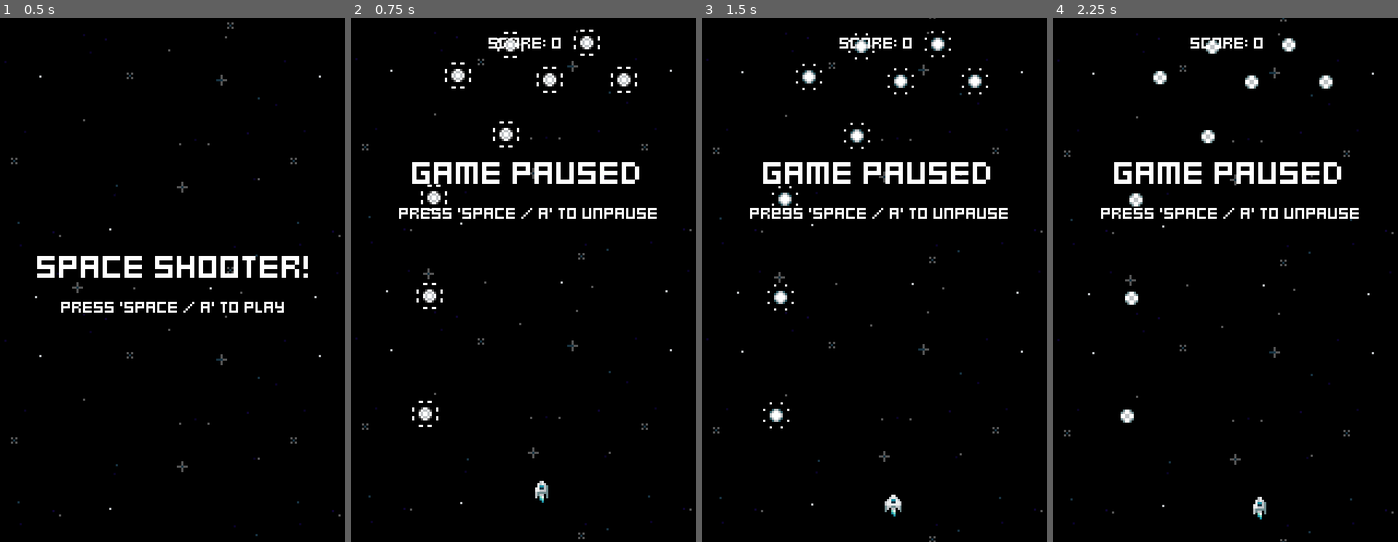
Above: before the commit, frames 1-4 (left to right).
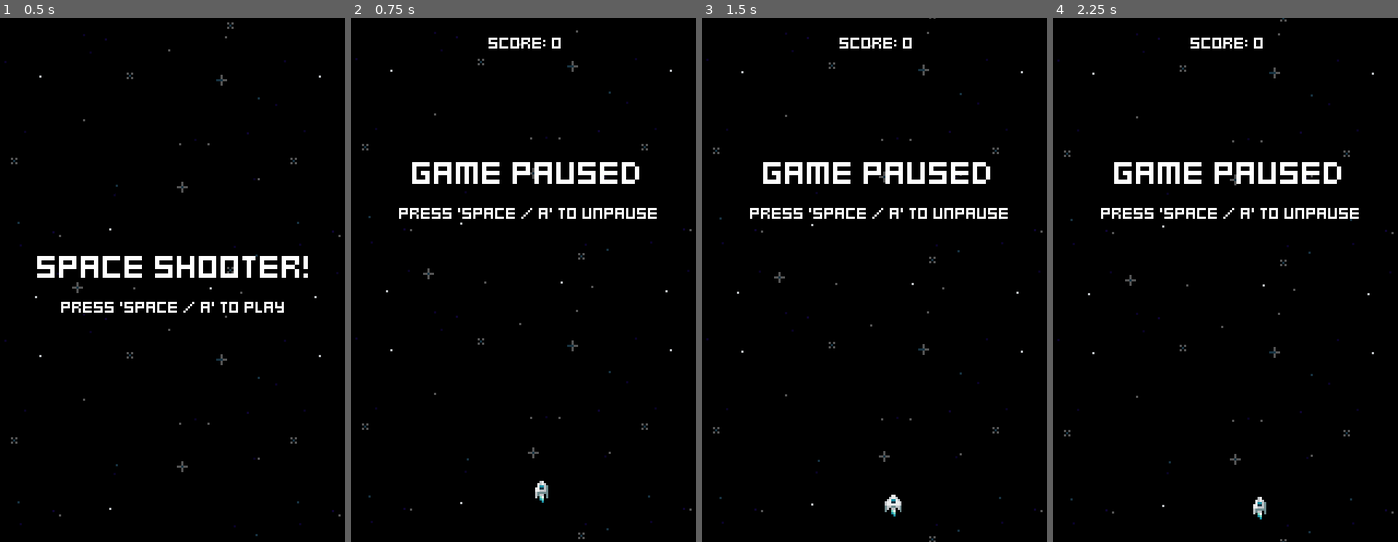
Above: after the commit, the same moments.

Repository: jacristi/godot-space-shooter
Game: Godot game, scene res://ui/menu.tscn
Same seed, same stepped clock (60 frames per second), same inputs: the game is played once before the commit and once after it.
Inputs:
- Up to frame 1 (0.5 s): no input
- Up to frame 2 (0.75 s): tap Space (fire) at 0.5, 0.6 s; hold D (move_right) from 0.53 s (still down)
- Up to frame 3 (1.5 s): tap Space (fire) at 1.25, 1.35 s; release D (move_right) at 1.28 s; hold S (move_down) from 1.28 s (still down)
- Up to frame 4 (2.25 s): tap Space (fire) at 2, 2.1 s; release S (move_down) at 2.03 s; hold D (move_right) from 2.03 s (still down)

Frame 1 is identical in both runs. In frame 2, 1.1% of the frame differs, in the area x 17-83%, y 2-79%; in frame 3, 0.9%; in frame 4, 0.7%.

Commit message:
feat: generate white pickups

Diff:
--- a/enemies/enemy_generator.gd
+++ b/enemies/enemy_generator.gd
@@ -126,5 +126,5 @@
             )
         )
 
-    var spawn_rate = time_offset / (0.5 + (game_stats.score * 0.003))
+    var spawn_rate = time_offset / (0.5 + (game_stats.score * 0.005))
     timer.start(spawn_rate + randf_range(0.25, 0.5))
--- a/pickups/pickup_generator.gd
+++ b/pickups/pickup_generator.gd
@@ -3,6 +3,7 @@
 @export var BluePickupScene: PackedScene
 @export var YellowPickupScene: PackedScene
 @export var GreenPickupScene: PackedScene
+@export var WhitePickupScene: PackedScene
 
 var margin := 8
 var screen_width = ProjectSettings.get_setting("display/window/size/viewport_width")
@@ -13,6 +14,7 @@
 @onready var blue_pickup_spawn_timer: Timer = $BluePickupSpawnTimer
 @onready var yelllow_pickup_spawn_timer: Timer = $YelllowPickupSpawnTimer
 @onready var green_pickup_spawn_timer: Timer = $GreenPickupSpawnTimer
+@onready var white_pickup_spawn_timer: Timer = $WhitePickupSpawnTimer
 
 
 func _ready() -> void:
@@ -37,6 +39,13 @@
         )
     )
 
+    white_pickup_spawn_timer.timeout.connect(
+        handle_pickup_spawn.bind(
+            WhitePickupScene,
+            white_pickup_spawn_timer
+        )
+    )
+
     game_stats.score_changed.connect(check_enable_pickup_timers)
 
 
@@ -44,11 +53,14 @@
     if new_score > 100:
         blue_pickup_spawn_timer.process_mode = Node.PROCESS_MODE_INHERIT
 
-    if new_score > 500:
+    if new_score > 400:
         yelllow_pickup_spawn_timer.process_mode = Node.PROCESS_MODE_INHERIT
 
-    if new_score > 800:
+    if new_score > 500:
         green_pickup_spawn_timer.process_mode = Node.PROCESS_MODE_INHERIT
+
+    if new_score > 750:
+        white_pickup_spawn_timer.process_mode = Node.PROCESS_MODE_INHERIT
 
 
 func handle_pickup_spawn(pickup_scene: PackedScene, timer: Timer) -> void:
--- a/pickups/pickup_generator.tscn
+++ b/pickups/pickup_generator.tscn
@@ -6,12 +6,14 @@
 [ext_resource type="Resource" uid="uid://xq5q3g3tvjm1" path="res://resources/game_stats.tres" id="3_itmc1"]
 [ext_resource type="PackedScene" uid="uid://bn37hg8rvt4in" path="res://pickups/blue_pickup.tscn" id="3_o20su"]
 [ext_resource type="PackedScene" uid="uid://chrwe6wygwpss" path="res://pickups/green_pickup.tscn" id="4_r45pj"]
+[ext_resource type="PackedScene" uid="uid://clewvp4mprern" path="res://pickups/white_pickup.tscn" id="5_j0gc6"]
 
 [node name="PickupGenerator" type="Node2D"]
 script = ExtResource("1_xw532")
 BluePickupScene = ExtResource("3_o20su")
 YellowPickupScene = ExtResource("3_cj8ys")
 GreenPickupScene = ExtResource("4_r45pj")
+WhitePickupScene = ExtResource("5_j0gc6")
 game_stats = ExtResource("3_itmc1")
 
 [node name="SpawnerComponent" type="Node2D" parent="."]
@@ -35,3 +37,9 @@
 wait_time = 60.0
 one_shot = true
 autostart = true
+
+[node name="WhitePickupSpawnTimer" type="Timer" parent="."]
+process_mode = 4
+wait_time = 70.0
+one_shot = true
+autostart = true
--- a/scenes/game.tscn
+++ b/scenes/game.tscn
@@ -8,7 +8,6 @@
 [ext_resource type="PackedScene" uid="uid://di2ph76flv6jj" path="res://pickups/pickup_generator.tscn" id="5_824rs"]
 [ext_resource type="LabelSettings" uid="uid://cjof1qwn8asa1" path="res://fonts/default_label_settings.tres" id="5_tlyl2"]
 [ext_resource type="PackedScene" uid="uid://3etvr5r3lq15" path="res://ui/pause_menu.tscn" id="7_of8lj"]
-[ext_resource type="PackedScene" uid="uid://clewvp4mprern" path="res://pickups/white_pickup.tscn" id="9_7yqqs"]
 
 [node name="Game" type="Node2D"]
 script = ExtResource("1_1juuu")
@@ -36,30 +35,3 @@
 offset_top = 77.0
 offset_right = 81.0
 offset_bottom = 77.0
-
-[node name="WhitePickup" parent="." instance=ExtResource("9_7yqqs")]
-position = Vector2(34, 181)
-
-[node name="WhitePickup2" parent="." instance=ExtResource("9_7yqqs")]
-position = Vector2(36, 127)
-
-[node name="WhitePickup3" parent="." instance=ExtResource("9_7yqqs")]
-position = Vector2(38, 82)
-
-[node name="WhitePickup4" parent="." instance=ExtResource("9_7yqqs")]
-position = Vector2(73, 12)
-
-[node name="WhitePickup5" parent="." instance=ExtResource("9_7yqqs")]
-position = Vector2(108, 11)
-
-[node name="WhitePickup6" parent="." instance=ExtResource("9_7yqqs")]
-position = Vector2(125, 28)
-
-[node name="WhitePickup7" parent="." instance=ExtResource("9_7yqqs")]
-position = Vector2(91, 28)
-
-[node name="WhitePickup8" parent="." instance=ExtResource("9_7yqqs")]
-position = Vector2(49, 26)
-
-[node name="WhitePickup9" parent="." instance=ExtResource("9_7yqqs")]
-position = Vector2(71, 53)
Not shown: 1 places in pickups/pickup_generator.tscn that only renumber resources
Not shown: 1 places in scenes/game.tscn that only renumber resources
